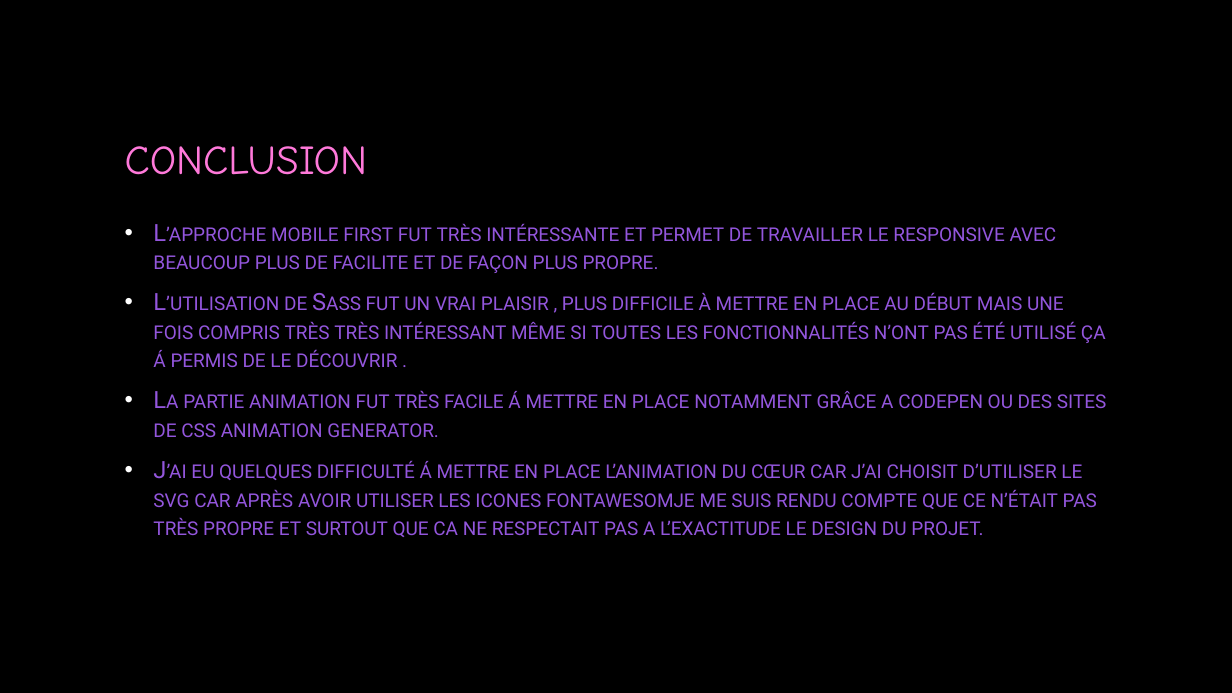
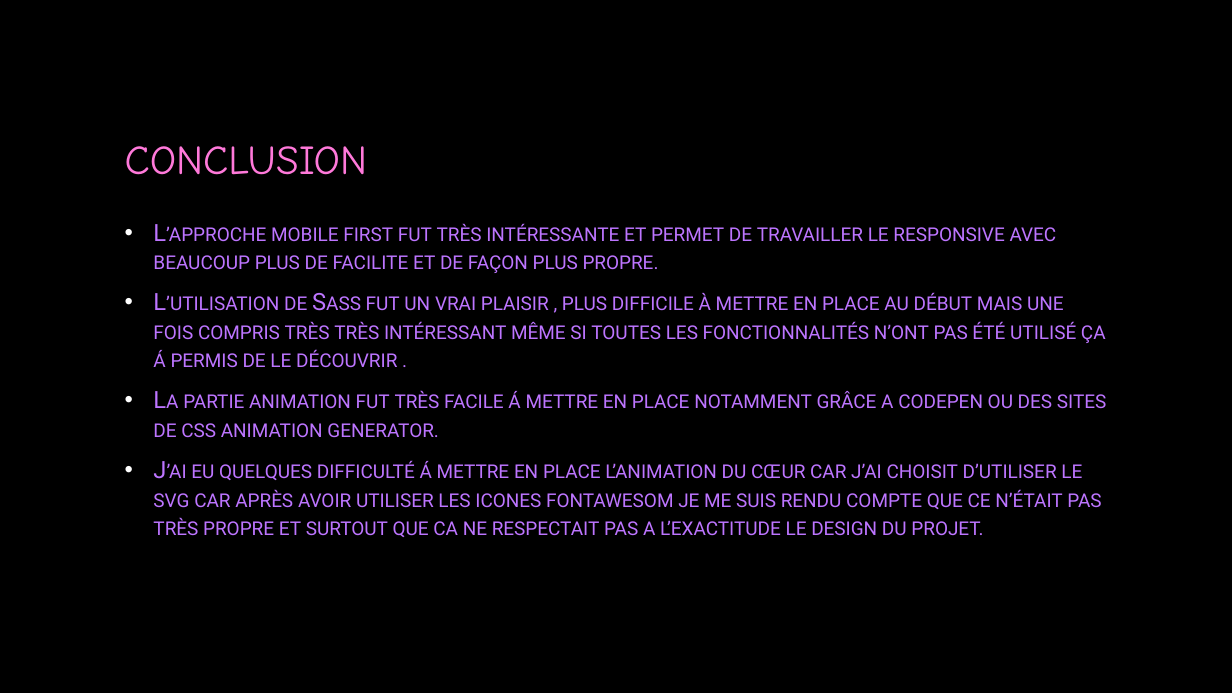
Before and after one commit to julescynamon/CYNAMONJules_3_19102021, a slide deck: slide 9 of PrésentationProjet 3.pptx (slide 8 before the commit). Drawn at 1232x693 pixels with LibreOffice and Linux fonts; fonts in the diff are those of the drawing; background and template pictures are left out. Boxes give left, top, right and bottom in pixels: in the first picture for what was removed or moved away, otherwise in the second. Text is boxed around its words. In the diff, an @@ line names an element or a change of style, - is before the commit and + after.

Commit message:
fin du projet

```diff
--- a/PrésentationProjet 3.pptx
+++ b/PrésentationProjet 3.pptx
@@ text at (153,224,1106,438): text colour #9356DC to #BD75FF in "L’approche mobile first fut très intéressante et ...", "L’utilisation de Sass fut un vrai plaisir ...", "La partie animation fut très facile á ..." @@
@@ text at (153,461,1101,537): text changed; text colour #9356DC to #BD75FF @@
-• J’ai eu quelques difficulté á mettre en place l’animation du cœur car j’ai choisit d’utiliser le svg car après avoir utiliser les icones fontawesomje me suis rendu compte que ce n’était pas très propre et surtout que ca ne respectait pas a l’exactitude le design du projet.
+• J’ai eu quelques difficulté á mettre en place l’animation du cœur car j’ai choisit d’utiliser le svg car après avoir utiliser les icones fontawesom je me suis rendu compte que ce n’était pas très propre et surtout que ca ne respectait pas a l’exactitude le design du projet.
```
Also in this commit, not shown: 6 other slides changed, 1 slide added, 1 other file.
